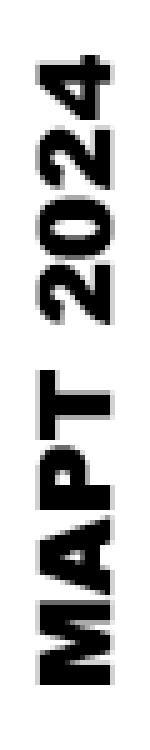
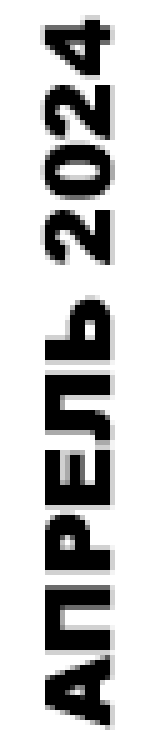
Revision of a layered 150x750 image; what changed, layer by layer:
renamed "МАРТ 2024" to "АПРЕЛЬ 2024", painted on it over 35, 15, 115, 730
